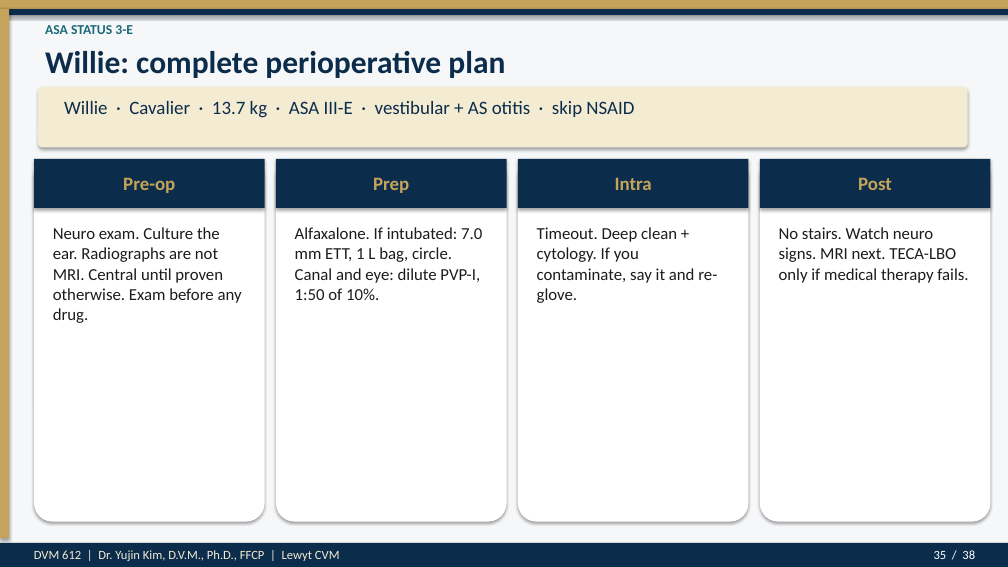
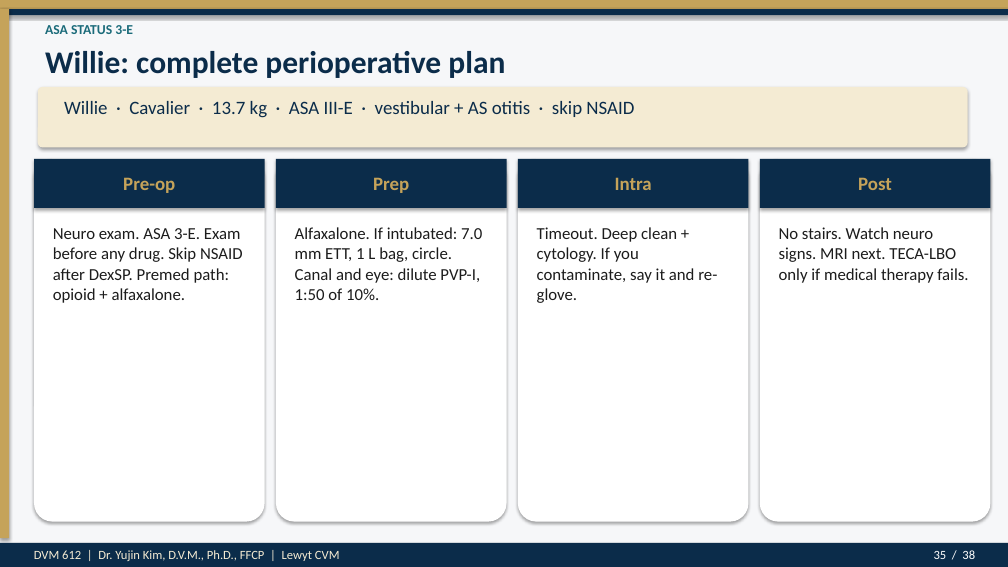
Before and after one commit to drkimvet/happycare, a slide deck: slide 35 of lectures/DVM-612_Week4_Preop_PatientPrep_Postop.pptx. Drawn at 1008x567 pixels with LibreOffice and Linux fonts; fonts in the diff are those of the drawing. Boxes give left, top, right and bottom in pixels: in the first picture for what was removed or moved away, otherwise in the second. Text is boxed around its words. In the diff, an @@ line names an element or a change of style, - is before the commit and + after.

```diff
--- a/lectures/DVM-612_Week4_Preop_PatientPrep_Postop.pptx
+++ b/lectures/DVM-612_Week4_Preop_PatientPrep_Postop.pptx
@@ text at bbox=[53, 228, 243, 303]: text changed @@
-Neuro exam. Culture the ear. Radiographs are not MRI. Central until proven otherwise. Exam before any drug.
+Neuro exam. ASA 3-E. Exam before any drug. Skip NSAID after DexSP. Premed path: opioid + alfaxalone.
```
Also in this commit, not shown: 10 other slides changed, 1 slide added, 1 slide removed, 2 other files.
